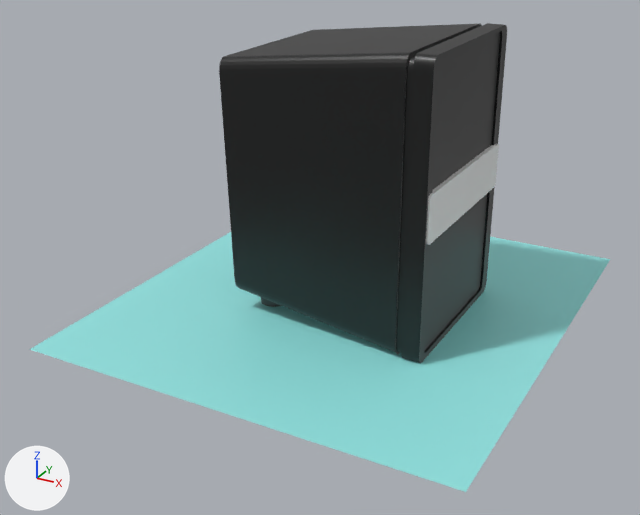
An edit to the glTF model Assets/modelos/Bocina.glb, drawn before and after from the same camera.
Rendered twice from a camera (50 mm lens) standing at (4.11, -8.19, 3.0) and looking at (-0.12, -0.49, -0.85). Every picture has the same lights, and +X, +Y and +Z are marked at lower left. Where no turn or scale is listed for an object, it has been applied to the vertices.

Objects in the first picture: 'Cube', 'Cubo.004', 'Plano'.
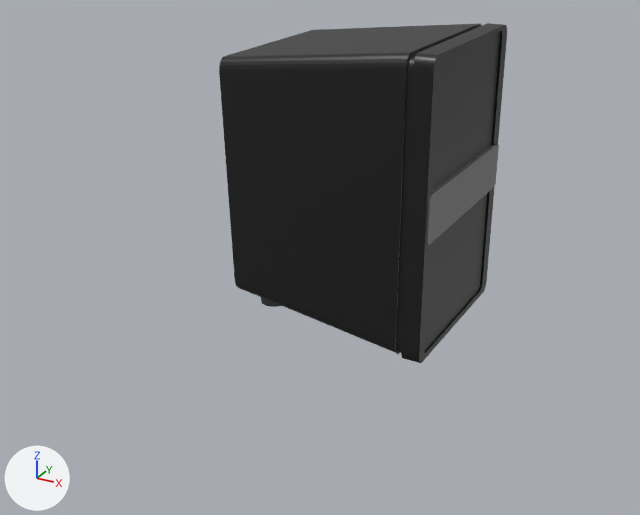
Commit message: Bocina Blender

Boxes (x1, y1, x2, y2) around the edits, measured in the pictures (640 x 515 px):
'Plano', deleted
    before: (29, 232, 610, 492)
'Cubo.004', recoloured
    both: (426, 144, 499, 245)

The edits, one by one:
Material 'Material.005' (mat_material_005) is new.
Its base color is (0.173, 0.173, 0.173) (grey #737373).
me_cubo_008 has 112 vertices, 220 faces and spans x -0.09..0.09, y -0.97..0.99, z -0.25..0.25.
me_cubo_008 now uses material mat_material_005 (grey #737373).
Object 'Plano' (ob_plano) is deleted.
